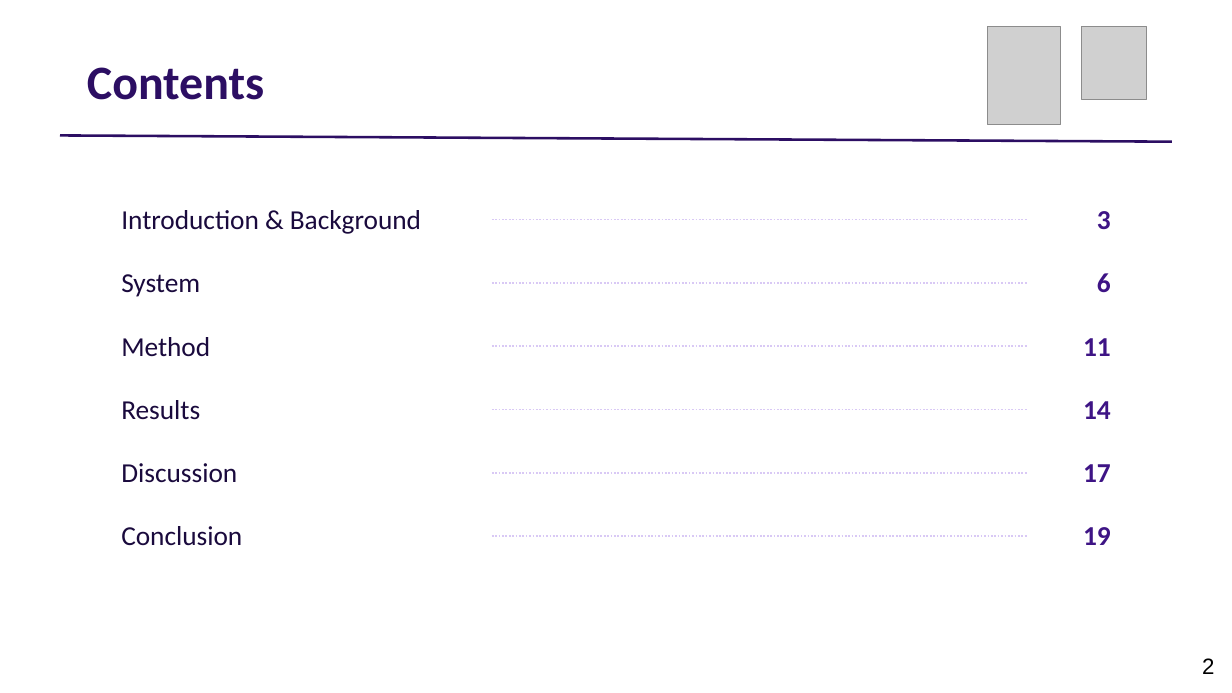
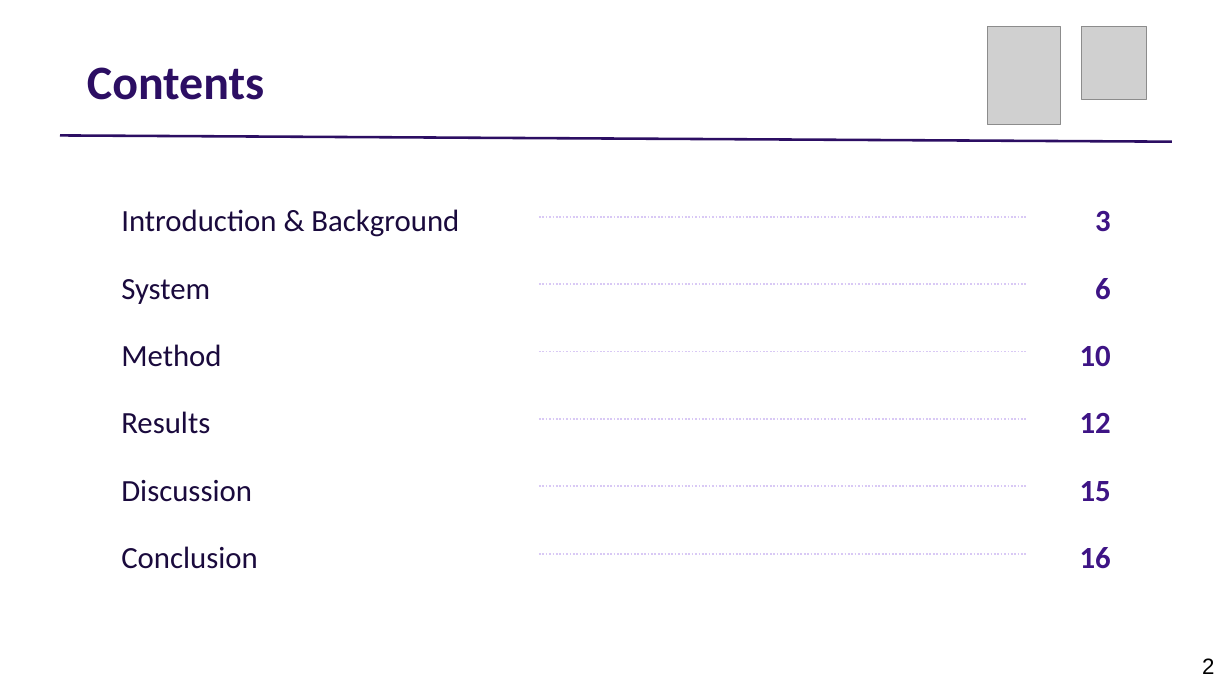
Before and after one commit to adibatic/gripper-haptic, a slide deck: slide 2 of thesis/presentation_slides.pptx. Drawn at 1232x693 pixels with LibreOffice and Linux fonts; fonts in the diff are those of the drawing; grey boxes stand for pictures. Boxes give left, top, right and bottom in pixels: in the first picture for what was removed or moved away, otherwise in the second. Text is boxed around its words. In the diff, an @@ line names an element or a change of style, - is before the commit and + after.

```diff
--- a/thesis/presentation_slides.pptx
+++ b/thesis/presentation_slides.pptx
@@ line moved from (492, 219) - (1027, 219) to (538, 217) - (1027, 217) @@
@@ line moved from (492, 283) - (1027, 283) to (538, 285) - (1027, 285) @@
@@ line moved from (492, 346) - (1027, 346) to (538, 351) - (1027, 351) @@
@@ text at <box>1080,346,1111,367</box>: text changed; size 16 to 18 pt @@
-11
+10
@@ text "Results": place and size @@
-text "Results" at <box>121,400,200,420</box>
+text "Results" at <box>121,411,210,434</box>
@@ line moved from (492, 409) - (1027, 409) to (538, 419) - (1027, 419) @@
@@ text at <box>1080,413,1111,433</box>: text changed; size 16 to 18 pt @@
-14
+12
@@ text "Discussion": place and size @@
-text "Discussion" at <box>121,463,237,483</box>
+text "Discussion" at <box>121,480,252,502</box>
@@ line moved from (492, 473) - (1027, 473) to (538, 487) - (1027, 487) @@
@@ text at <box>1080,481,1111,502</box>: text changed; size 16 to 18 pt @@
-17
+15
@@ size 16 to 18 pt; line spacing 1 to 1.12 in 8 elements at <box>121,279,210,304</box>, <box>121,209,459,237</box>, <box>121,344,221,367</box>, <box>1095,278,1111,300</box>, <box>1095,210,1111,232</box>, <box>121,411,210,434</box>, <box>121,480,252,502</box>, <box>121,546,257,569</box> @@
@@ text "Conclusion": place and size @@
-text "Conclusion" at <box>121,526,242,546</box>
+text "Conclusion" at <box>121,546,257,569</box>
@@ line moved from (492, 536) - (1027, 536) to (538, 553) - (1027, 553) @@
@@ text at <box>1080,547,1111,569</box>: text changed; size 16 to 18 pt @@
-19
+16
```
Also in this commit, not shown: 4 other slides changed, 11 slides added, 14 slides removed, 3 other files.
